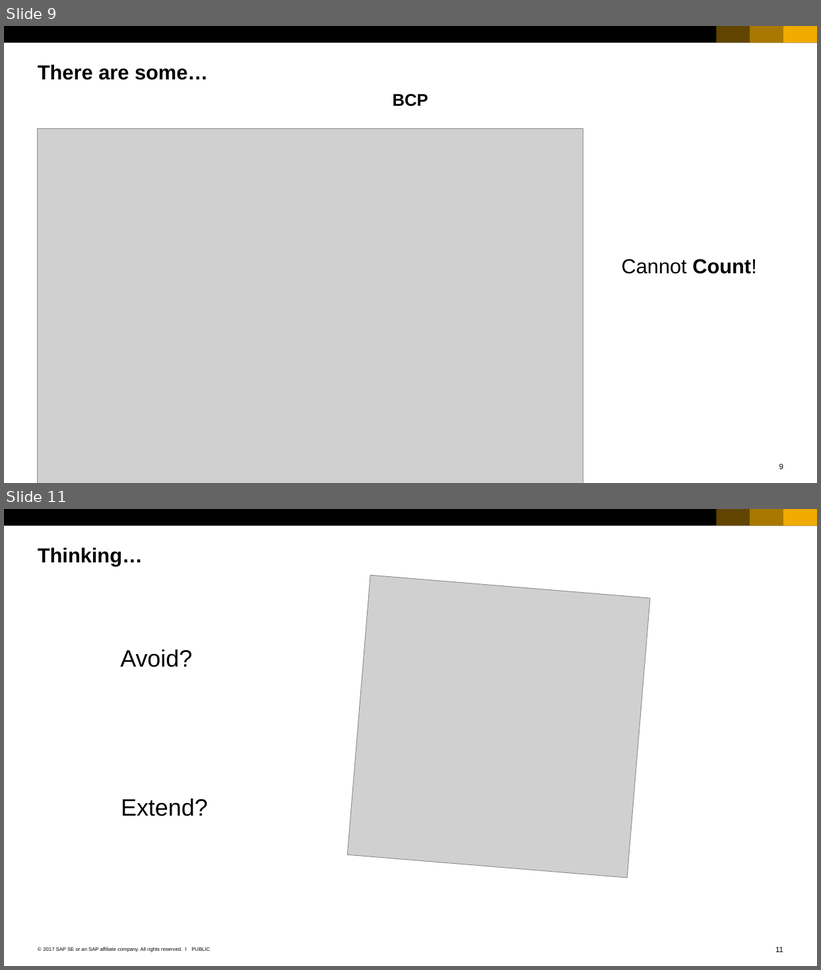
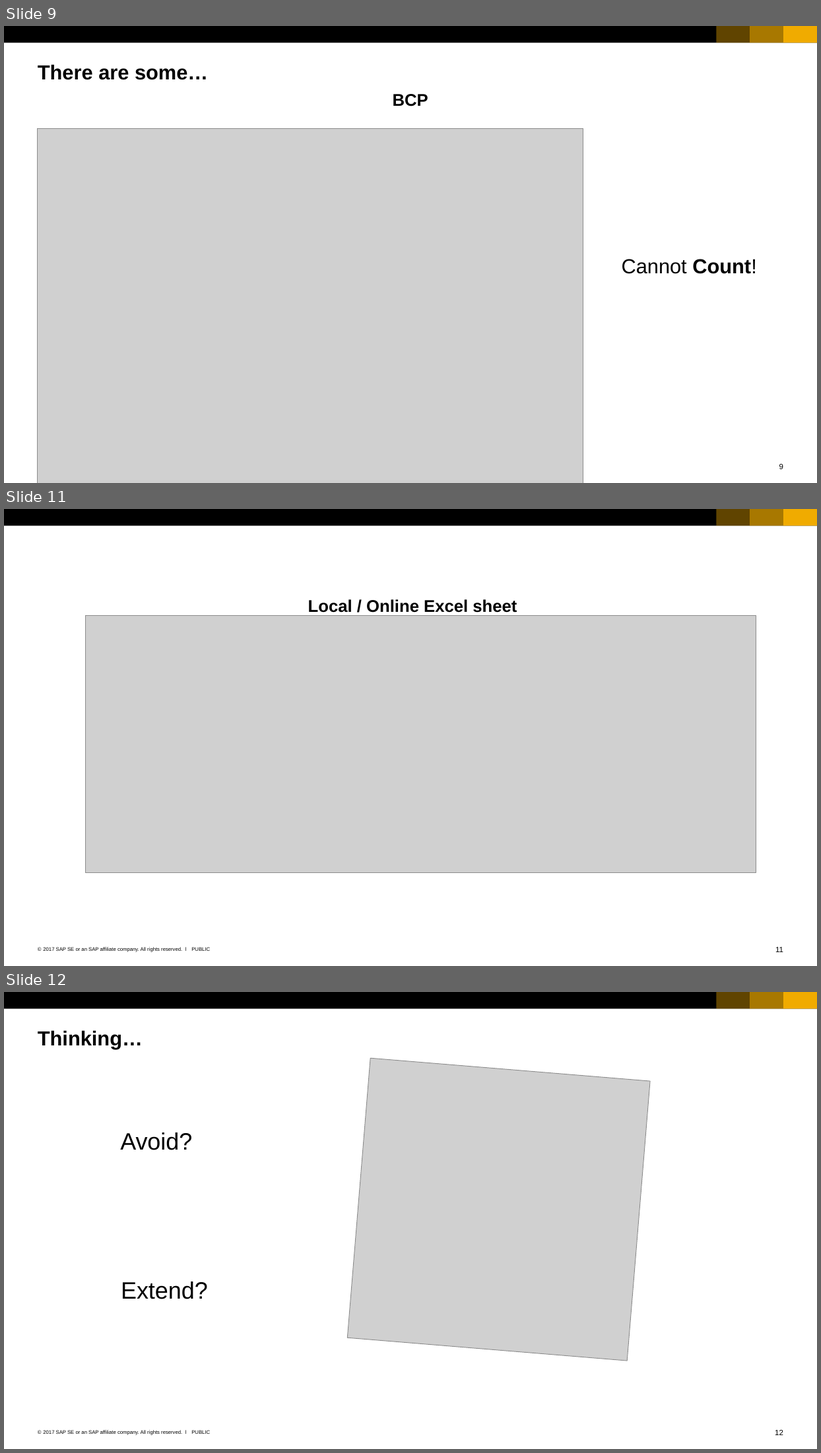
Before and after one commit to qianyilun/workload-calculator, a slide deck: SAP_2017_16x9_black_and_white.pptx. Shown one above the other, each under a label of ours: slides 9 and 11 before the commit, slides 9, 11 and 12 after it; the slides between them are not shown. The pictures are 821x970 and 821x1453 pixels, drawn with LibreOffice and Linux fonts; fonts in the diff are those of the drawing; grey boxes stand for pictures. Boxes give left, top, right and bottom in pixels: in the first picture for what was removed or moved away, otherwise in the second. Text is boxed around its words. In the diff, an @@ line names an element or a change of style, - is before the commit and + after.

```diff
--- a/SAP_2017_16x9_black_and_white.pptx
+++ b/SAP_2017_16x9_black_and_white.pptx
@@ slide 11 added at box(4, 509, 817, 966), background #FFFFFF; not listed: 7 template elements that a slide beside it also shows @@
@@ text added at box(308, 599, 517, 616), 20 pt, text #000000, bold @@
+Local / Online Excel sheet
@@ picture added at box(85, 616, 756, 873) @@
@@ what was slide 11 is now slide 12 @@
@@ page number at box(775, 1430, 783, 1436): text changed @@
-11
+12
```
Also in this commit, not shown: 6 slides changed, 3 other slides added.
